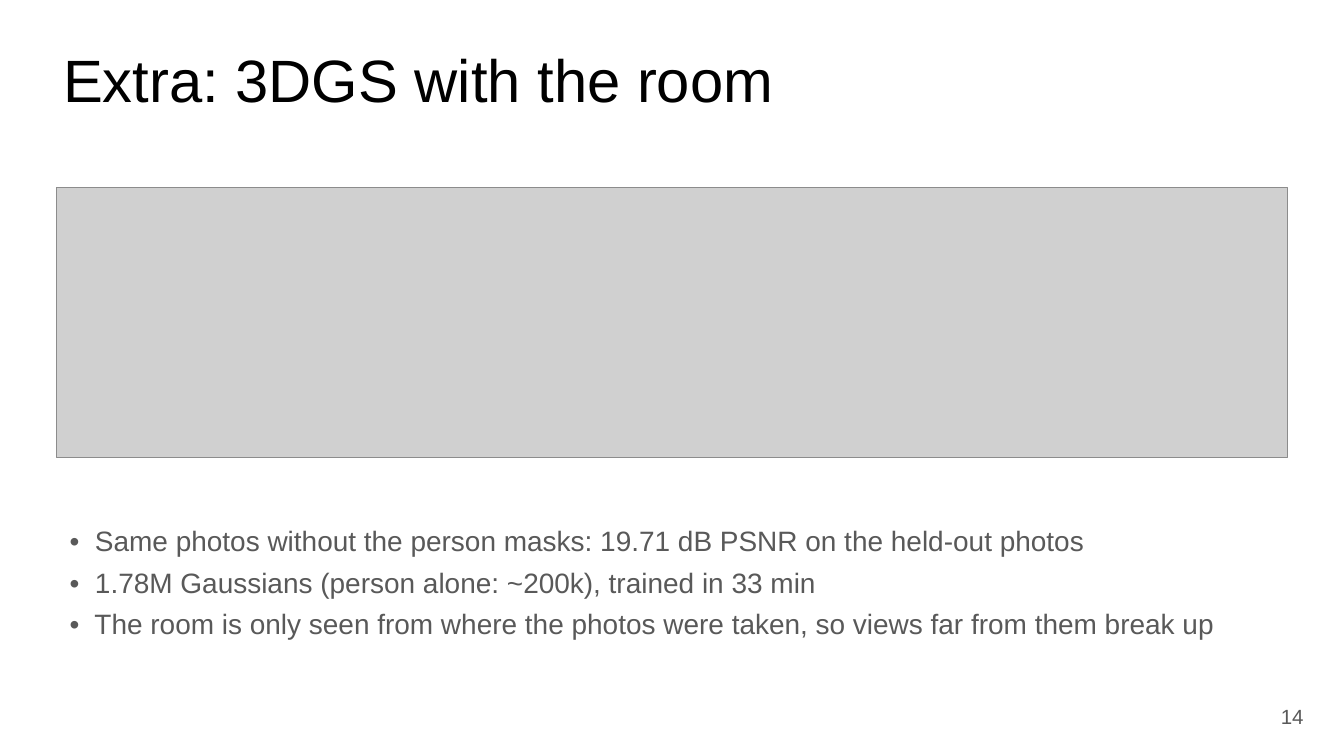
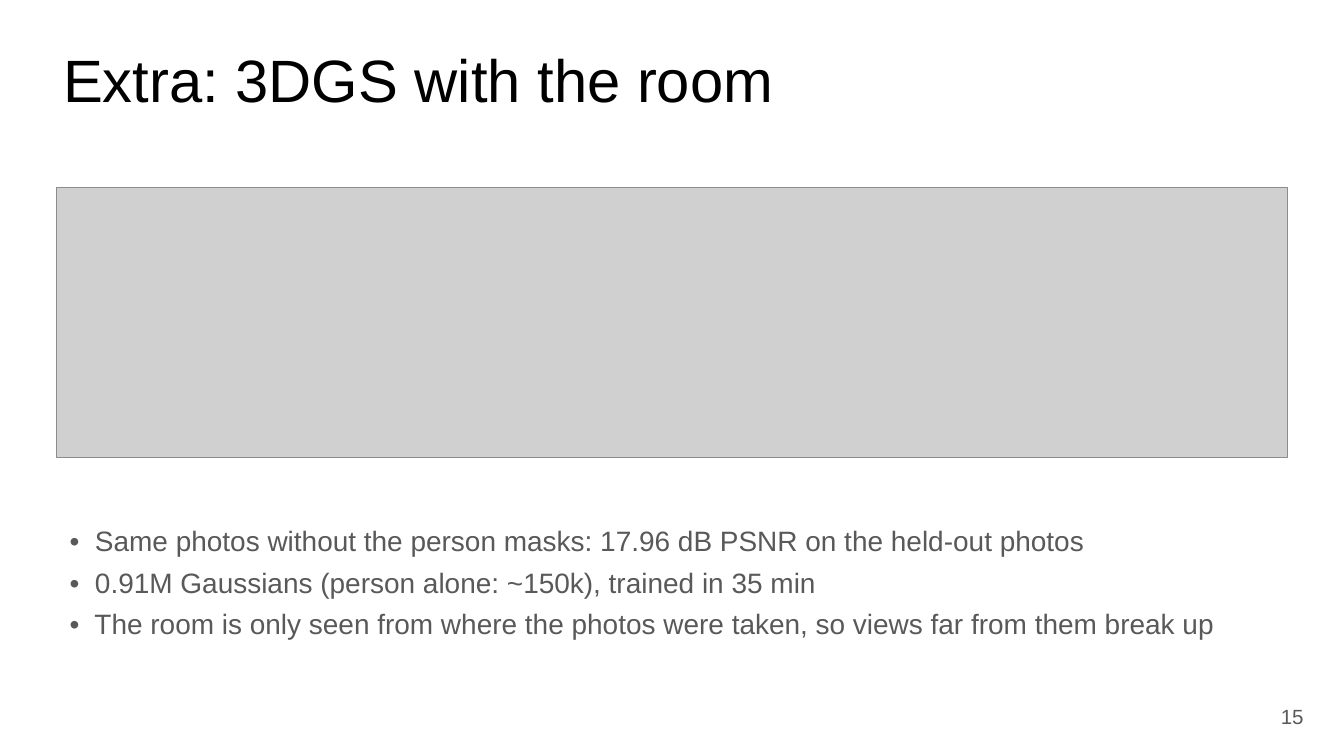
Before and after one commit to anas2908/cv802_assignment_3, a slide deck: slide 15 of docs/slides/CV802_SP3_novel_view_synthesis.pptx (slide 14 before the commit). Drawn at 1344x756 pixels with LibreOffice and Linux fonts; fonts in the diff are those of the drawing; grey boxes stand for pictures. Boxes give left, top, right and bottom in pixels: in the first picture for what was removed or moved away, otherwise in the second. Text is boxed around its words. In the diff, an @@ line names an element or a change of style, - is before the commit and + after.

Commit message:
NeRF; Gaussians start from random points (images + cameras only), point-cloud start kept as ablation; Sub-project 2 Poisson in the GUI; renderer fixes; report and slides updated

```diff
--- a/docs/slides/CV802_SP3_novel_view_synthesis.pptx
+++ b/docs/slides/CV802_SP3_novel_view_synthesis.pptx
@@ text at bbox=[95, 530, 1084, 598]: text changed @@
-• Same photos without the person masks: 19.71 dB PSNR on the held-out photos
-• 1.78M Gaussians (person alone: ~200k), trained in 33 min
+• Same photos without the person masks: 17.96 dB PSNR on the held-out photos
+• 0.91M Gaussians (person alone: ~150k), trained in 35 min
@@ text at bbox=[1281, 710, 1304, 724]: text changed @@
-14
+15
```
Also in this commit, not shown: 13 other slides changed, 1 slide added, 45 other files.
